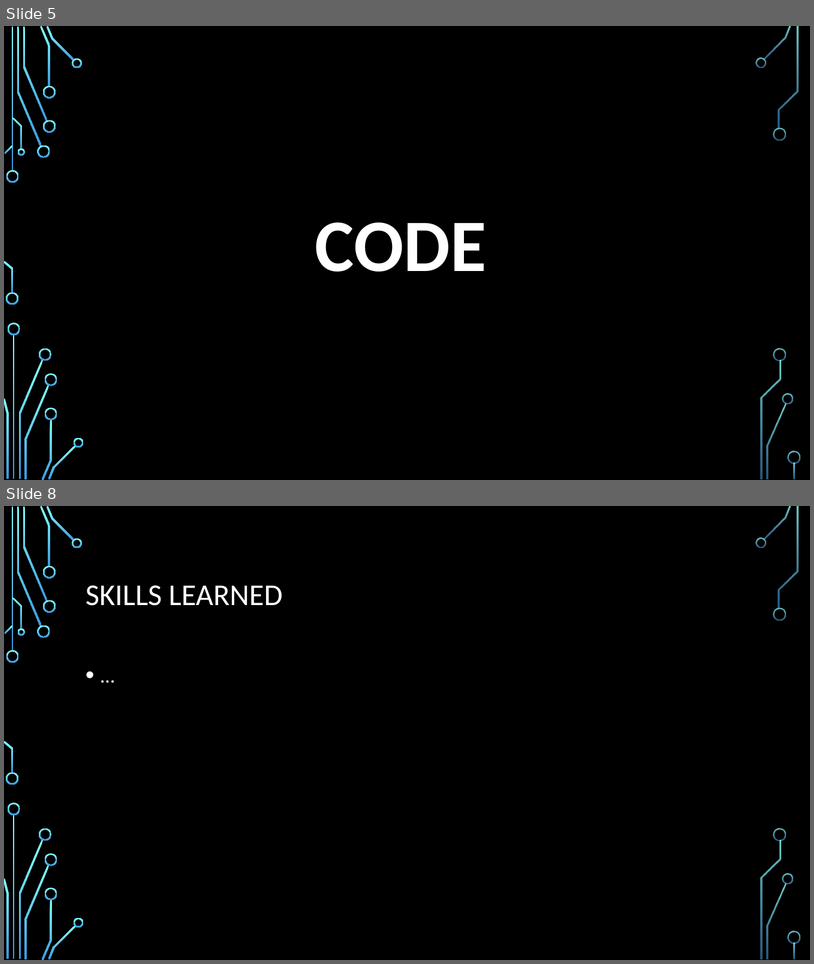
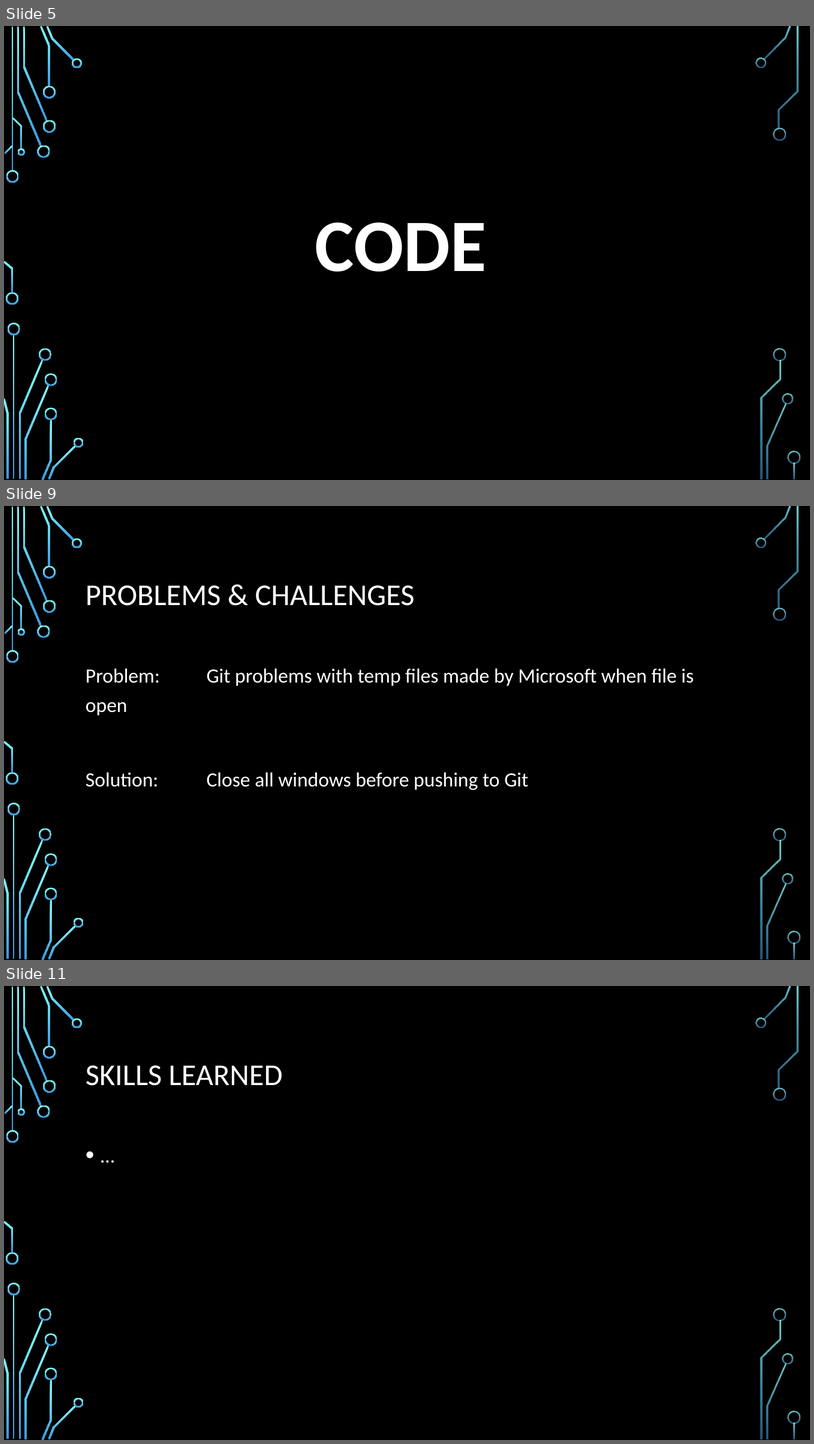
Before and after one commit to AntimonyTechnology/BiFrostGames, a slide deck: Documents/Presentation.pptx. Shown one above the other, each under a label of ours: slides 5 and 8 before the commit, slides 5, 9 and 11 after it; the slides between them are not shown. The pictures are 814x964 and 814x1444 pixels, drawn with LibreOffice and Linux fonts; fonts in the diff are those of the drawing; background and template pictures are left out. Boxes give left, top, right and bottom in pixels: in the first picture for what was removed or moved away, otherwise in the second. Text is boxed around its words. In the diff, an @@ line names an element or a change of style, - is before the commit and + after.

```diff
--- a/Documents/Presentation.pptx
+++ b/Documents/Presentation.pptx
@@ slide 9 added at <box>4,506,810,960</box>, background picture (left out); not listed: 36 template elements that a slide beside it also shows @@
@@ title added at <box>86,585,415,606</box>, 36 pt, text #FFFFFF @@
+PROBLEMS & CHALLENGES
@@ text added at <box>86,668,694,790</box>, 24 pt, text #FFFFFF @@
+Problem: Git problems with temp files made by Microsoft when file is open
+Solution: Close all windows before pushing to Git
@@ what was slide 8 is now slide 11 @@
```
Also in this commit, not shown: 1 slide changed, 2 other slides added, 6 other files.
